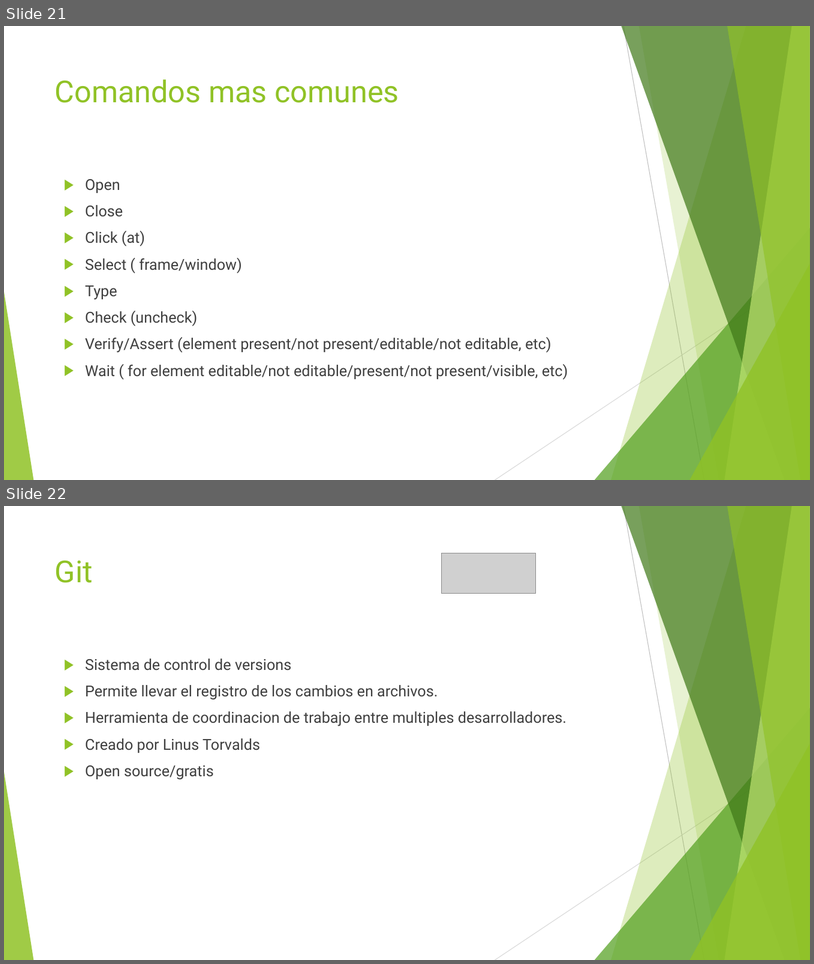
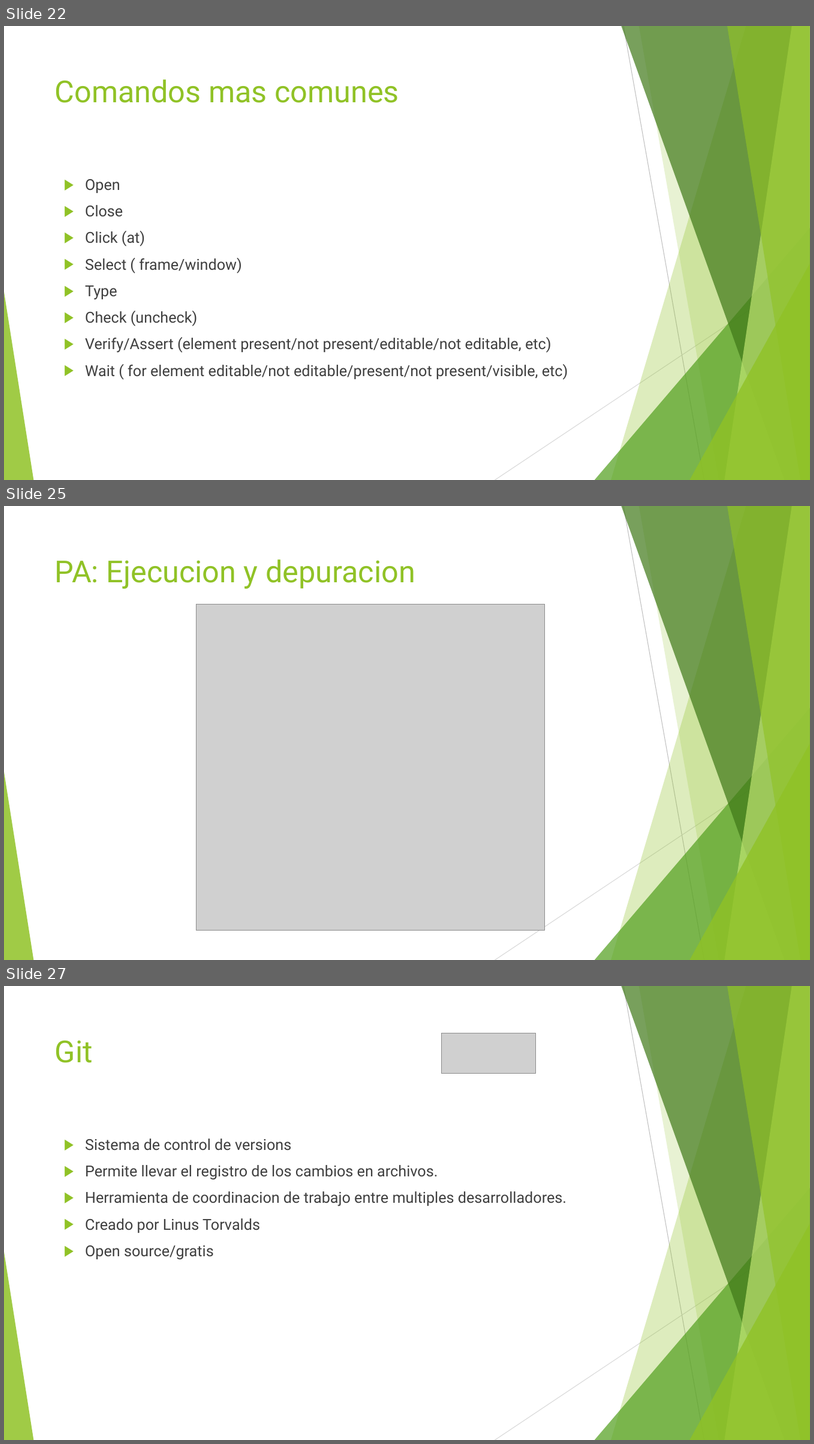
Before and after one commit to jomarnavarro/intro_automation, a slide deck: presentaciones/Selenium, session 1.pptx. Shown one above the other, each under a label of ours: slides 21 and 22 before the commit, slides 22, 25 and 27 after it; the slides between them are not shown. The pictures are 814x964 and 814x1444 pixels, drawn with LibreOffice and Linux fonts; fonts in the diff are those of the drawing; grey boxes stand for pictures. Boxes give left, top, right and bottom in pixels: in the first picture for what was removed or moved away, otherwise in the second. Text is boxed around its words. In the diff, an @@ line names an element or a change of style, - is before the commit and + after.

```diff
--- a/presentaciones/Selenium, session 1.pptx
+++ b/presentaciones/Selenium, session 1.pptx
@@ slide 25 added at [4,506,810,960], background #FFFFFF; not listed: 10 template elements that a slide beside it also shows @@
@@ title added at [55,559,416,589], 36 pt, text #90C226 @@
+PA: Ejecucion y depuracion
@@ picture added at [197,604,545,930] @@
@@ what was slide 21 is now slide 22 @@
@@ what was slide 22 is now slide 27 @@
```
Also in this commit, not shown: 5 slides changed, 4 other slides added, 1 other file.
